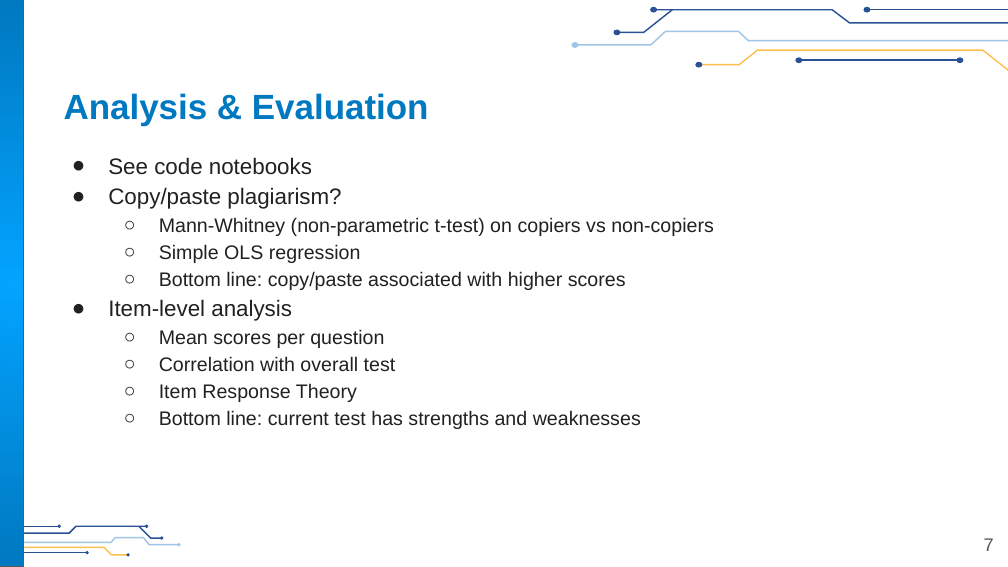
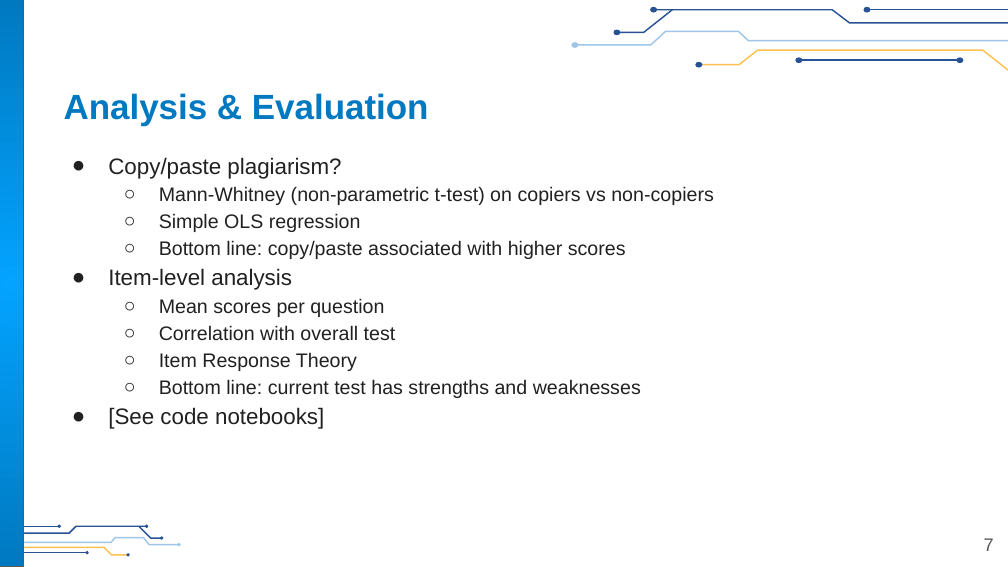
Before and after one commit to flipsmash/PS_demo, a slide deck: slide 7 of Presentation/Finnegan_Sr_Mgr_Learner_Eval&Analytics_Thought_Exercise.pptx. Drawn at 1008x567 pixels with LibreOffice and Linux fonts; fonts in the diff are those of the drawing; background and template pictures are left out. Boxes give left, top, right and bottom in pixels: in the first picture for what was removed or moved away, otherwise in the second. Text is boxed around its words. In the diff, an @@ line names an element or a change of style, - is before the commit and + after.

```diff
--- a/Presentation/Finnegan_Sr_Mgr_Learner_Eval&Analytics_Thought_Exercise.pptx
+++ b/Presentation/Finnegan_Sr_Mgr_Learner_Eval&Analytics_Thought_Exercise.pptx
@@ text at (108,157,312,175): paragraph removed @@
-● See code notebooks
@@ text at (108,407,324,429): paragraph added @@
+● [See code notebooks]
```
Also in this commit, not shown: 2 other slides changed.
